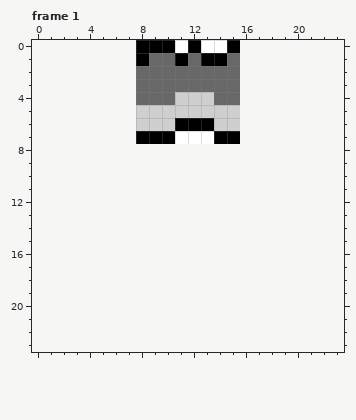
Two states of a pixel-art file, gfx/snake_body.aseprite. That is the earlier state.
8x8 pixels, 2 frames. Shown: frame 1. The old version is drawn lined up with the new one, on the new canvas. The commit also changed other frames, which this record leaves out.
Once edited:
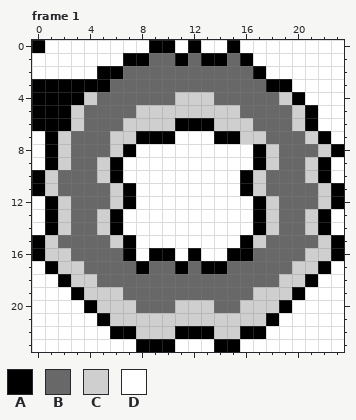
Palette (. is transparent): A #000000  B #686868  C #cfcfcf  D #ffffff
Message: Save previous snake direction to place tile depending on move direction
Difference:
canvas 8x8 -> 24x24, the old top-left corner now at 8,0
Frame 1:
y 0: x 0..8 ........A -> ADDDDDDDD; x 16..23 ........ -> DDDDDDDD
y 1: x 0..7 ........ -> DDDDDDDA; x 16..23 ........ -> ADDDDDDD
y 2: x 0..7 ........ -> DDDDDAAB; x 16..23 ........ -> BADDDDDD
y 3: x 0..7 ........ -> AAAAAABB; x 16..23 ........ -> BBAADDDD
y 4: x 0..7 ........ -> AAAACBBB; x 16..23 ........ -> BBBCADDD
y 5: x 0..7 ........ -> AAACBBBB; x 16..23 ........ -> BBBBCADD
y 6: x 0..7 ........ -> AAACBBBC; x 16..23 ........ -> CBBBCADD
y 7: x 0..7 ........ -> DACBBBCC; x 16..23 ........ -> CCBBBCAD
y 8: x 0..23 ........................ -> DACBBBCADDDDDDDDDACBBBCA
y 9: x 0..23 ........................ -> DACBBCADDDDDDDDDDACBBCAD
y 10: x 0..23 ........................ -> ACBBBCADDDDDDDDDACBBBCAD
y 11: x 0..23 ........................ -> ACBBBBCADDDDDDDDACBBBBCA
y 12: x 0..23 ........................ -> DACBBBCADDDDDDDDDACBBBCA
y 13..14: x 0..23 ........................ -> DACBBCADDDDDDDDDDACBBCAD
y 15: x 0..23 ........................ -> ACBBBBCADDDDDDDDACBBBBCA
y 16: x 0..23 ........................ -> ACCBBBBADAADADDAABBBBCCA
y 17: x 0..23 ........................ -> DACCBBBBABBABAABBBBBCCAD
y 18: x 0..23 ........................ -> DDACCBBBBBBBBBBBBBBCCADD
y 19: x 0..23 ........................ -> DDDACCCBBBBBBBBBBCCCADDD
y 20: x 0..23 ........................ -> DDDDACCCBBBCCCBBCCCADDDD
y 21: x 0..23 ........................ -> DDDDDACCCCCCCCCCCCADDDDD
y 22: x 0..23 ........................ -> DDDDDDAACCCAAACCAADDDDDD
y 23: x 0..23 ........................ -> DDDDDDDDAAADDDAADDDDDDDD
Where, in picture pixels (left, top, right, bottom), the same in both pictures:
changed: (32, 40, 344, 352)
